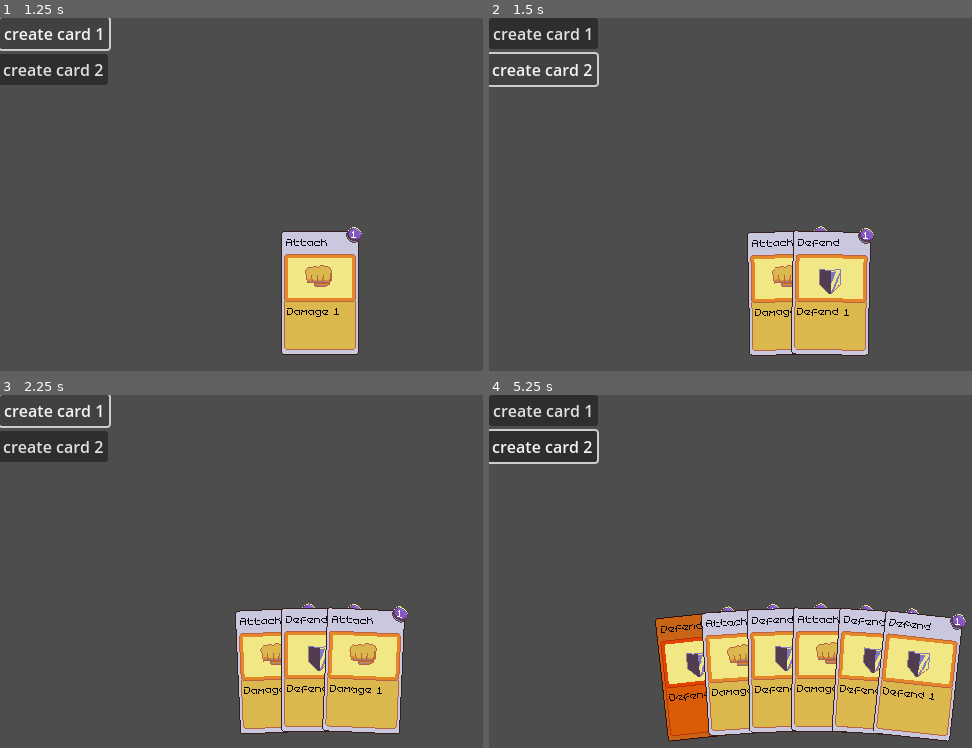
Above: before the commit, frames 1-4 (two rows, left to right).
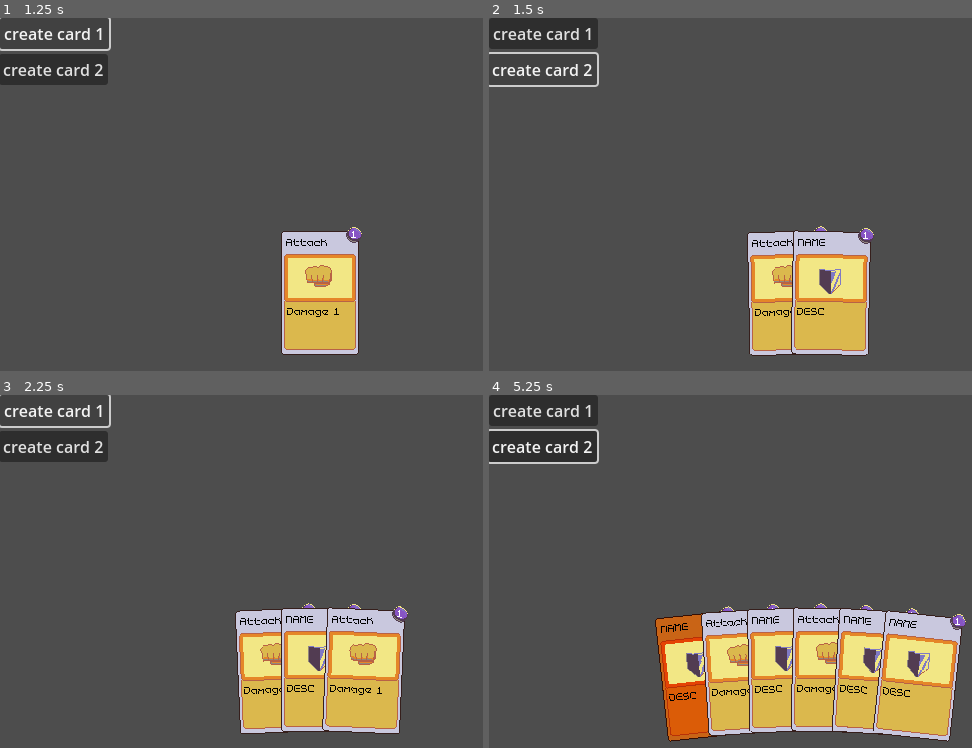
Above: after the commit, the same moments.

Repository: Webbly25/Card-Tutorial
Game: Godot game, scene res://scenes/main.tscn
The game is run twice, just before and just after one commit, with the same random seed, the same clock (stepped at 60 frames per second) and the same inputs.
Inputs (mouse positions are in pixels of both pictures, inside the frame that each line leads up to):
- Up to frame 1 (1.25 s): click "create card 1" at 0.5 s
- Up to frame 2 (1.5 s): click "create card 2" at 1.25 s
- Up to frame 3 (2.25 s): click "create card 1" at 2 s
- Up to frame 4 (5.25 s): click "create card 2" at 2.75 s; click "create card 1" at 3.5 s; click "create card 2" at 4.25 s; tap Enter at 5 s; move the mouse to (701, 677) at 5.02 s; press the mouse at (701, 677) at 5.03 s

Frame 1 is identical in both runs. In frame 2, 0.1% of the frame differs, in the area x 63-75%, y 62-85%; in frame 3, 0.1%; in frame 4, 0.4%, in the area x 35-93%, y 62-87%.

Commit message:
feat: set card texture programatically

Diff:
--- a/scenes/card.tscn
+++ b/scenes/card.tscn
@@ -21,10 +21,15 @@
 
 [node name="Card" type="Node2D"]
 script = ExtResource("1_tk3pd")
+card_name = "NAME"
+card_description = "DESC"
 
 [node name="BaseCardSprite" type="Sprite2D" parent="."]
 texture_filter = 1
 texture = ExtResource("1_yqod3")
+
+[node name="CardSprite" type="Sprite2D" parent="."]
+position = Vector2(0, -15)
 
 [node name="Mana" type="Node2D" parent="."]
 position = Vector2(34, -58)
@@ -48,6 +53,7 @@
 [node name="NameLabel" type="Label" parent="Name"]
 offset_right = 59.0
 offset_bottom = 23.0
+text = "NAME"
 label_settings = SubResource("LabelSettings_irx7i")
 autowrap_mode = 3
 
@@ -56,6 +62,7 @@
 offset_top = 11.0
 offset_right = 33.0
 offset_bottom = 54.0
+text = "DESC"
 label_settings = SubResource("LabelSettings_psfhq")
 autowrap_mode = 3
 
--- a/scenes/cards/attack_card.tscn
+++ b/scenes/cards/attack_card.tscn
@@ -11,10 +11,7 @@
 card_name = "Attack"
 card_mana_cost = 1
 card_description = "Damage 1"
-
-[node name="CardImage" type="Sprite2D" parent="."]
-position = Vector2(0, -15)
-texture = ExtResource("2_dp6w1")
+card_texture = ExtResource("2_dp6w1")
 
 [connection signal="mouse_entered" from="Card" to="." method="_on_card_mouse_entered"]
 [connection signal="mouse_exited" from="Card" to="." method="_on_card_mouse_exited"]
--- a/scenes/cards/defend_card.tscn
+++ b/scenes/cards/defend_card.tscn
@@ -8,13 +8,8 @@
 script = ExtResource("1_gh0gs")
 
 [node name="Card" parent="." instance=ExtResource("1_b6e2y")]
-card_name = "Defend"
 card_mana_cost = 1
-card_description = "Defend 1"
-
-[node name="CardImage" type="Sprite2D" parent="."]
-position = Vector2(0, -15)
-texture = ExtResource("2_2m2y6")
+card_texture = ExtResource("2_2m2y6")
 
 [connection signal="mouse_entered" from="Card" to="." method="_on_card_mouse_entered"]
 [connection signal="mouse_exited" from="Card" to="." method="_on_card_mouse_exited"]
--- a/scripts/card.gd
+++ b/scripts/card.gd
@@ -9,10 +9,12 @@
 @export var card_name: String
 @export var card_mana_cost: int
 @export var card_description: String
+@export var card_texture: Texture2D
 
 @onready var name_lbl: Label = $Name/NameLabel
 @onready var mana_lbl: Label = $Mana/ManaLabel
 @onready var description_lbl: Label = $CardDescriptionLabel
+@onready var card_sprite: Sprite2D = $CardSprite
 
 # Called when the node enters the scene tree for the first time.
 func _ready() -> void:
@@ -37,6 +39,9 @@
 	if (description_lbl.get_text() != card_description):
 		description_lbl.set_text(card_description)
 
+	if (card_sprite.texture != card_texture):
+		card_sprite.texture = card_texture
+
 func highlight() -> void:
 	$BaseCardSprite.modulate = Color(1, 0.5, 0.1, 1)
 
